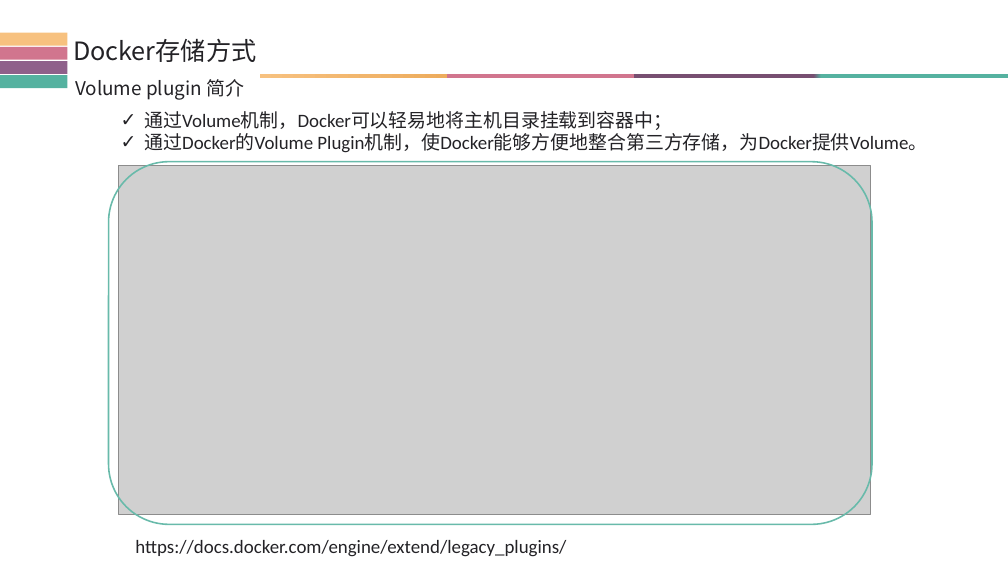
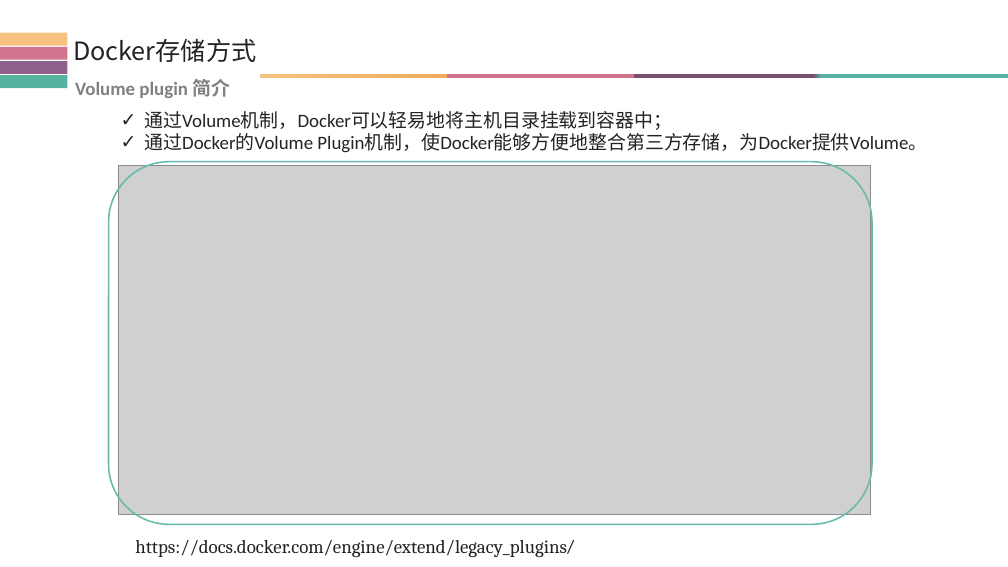
Before and after one commit to xiaolingzang/docker, a slide deck: slide 6 of dockerVolume.pptx. Drawn at 1008x567 pixels with LibreOffice and Linux fonts; fonts in the diff are those of the drawing; grey boxes stand for pictures. Boxes give left, top, right and bottom in pixels: in the first picture for what was removed or moved away, otherwise in the second. Text is boxed around its words. In the diff, an @@ line names an element or a change of style, - is before the commit and + after.

```diff
--- a/dockerVolume.pptx
+++ b/dockerVolume.pptx
@@ text "Volume plugin 简介" at (x1=75, y1=79, x2=231, y2=98): font Noto Sans CJK SC to Calibri, text colour #232226 to #808080, bold on @@
@@ text "https://docs.docker.com/engine/extend/legacy_plugins/" at (x1=135, y1=540, x2=574, y2=557): font Calibri to Cambria @@
```
Also in this commit, not shown: 18 other slides changed, 1 slide added, 1 other file.
